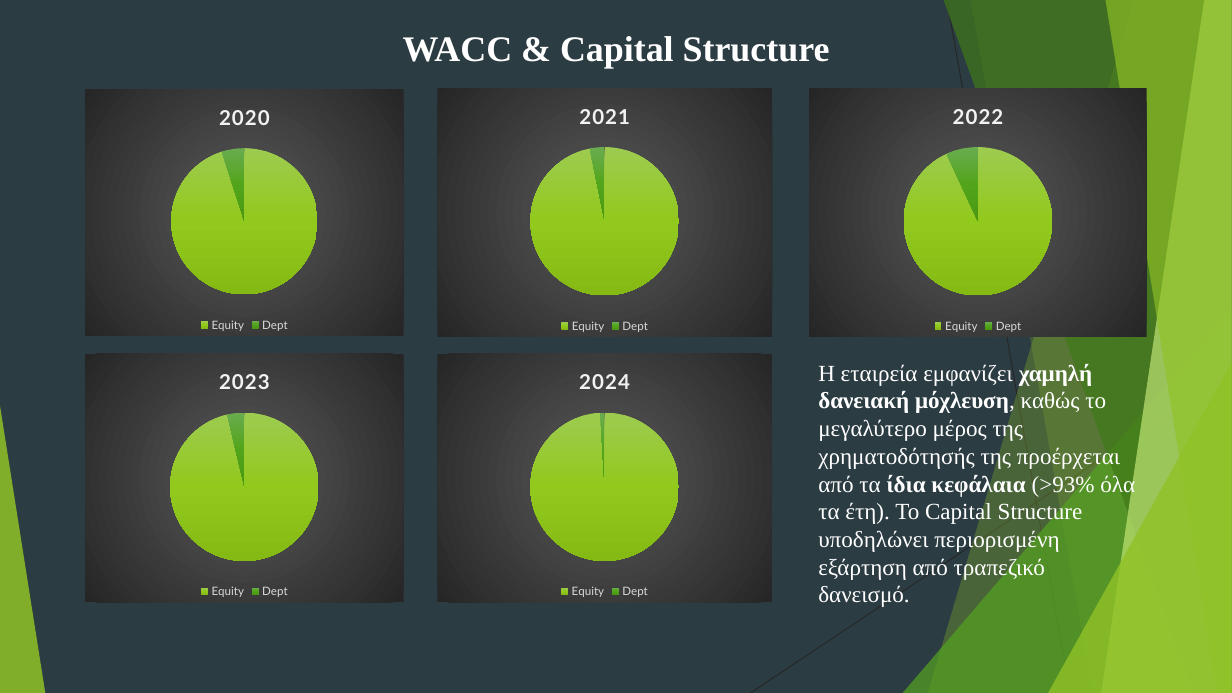
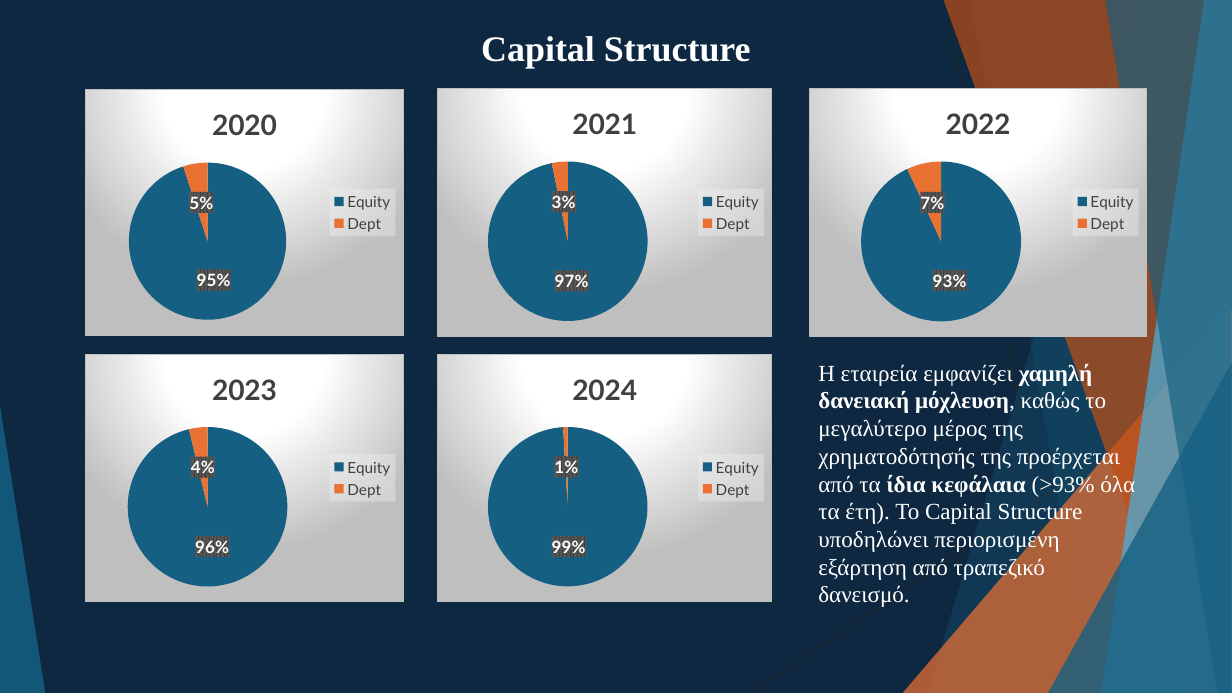
Before and after one commit to koutsompinask/MSC, a slide deck: slide 8 of semester C/Financial_Analysis/Kri-Kri-Analysis-Koutsompinas.pptx (slide 5 before the commit). Drawn at 1232x693 pixels with LibreOffice and Linux fonts; fonts in the diff are those of the drawing. Boxes give left, top, right and bottom in pixels: in the first picture for what was removed or moved away, otherwise in the second. Text is boxed around its words. In the diff, an @@ line names an element or a change of style, - is before the commit and + after.

```diff
--- a/semester C/Financial_Analysis/Kri-Kri-Analysis-Koutsompinas.pptx
+++ b/semester C/Financial_Analysis/Kri-Kri-Analysis-Koutsompinas.pptx
@@ background #2C3C43 to #0E2841 @@
@@ freeform shape at box(928, 0, 1232, 693): fill #90C226 at 30% opacity to #156082 at 30% opacity @@
@@ freeform shape at box(944, 0, 1232, 693): fill #3F7819 at 70% opacity to #C04F15 at 70% opacity @@
@@ freeform shape at box(970, 0, 1232, 693): fill #90C226 at 20% opacity to #156082 at 20% opacity @@
@@ freeform shape at box(1102, 0, 1232, 693): fill #C0E474 at 70% opacity to #46B1E1 at 70% opacity @@
@@ freeform shape at box(1105, 0, 1232, 693): fill #90C226 at 65% opacity to #156082 at 65% opacity @@
@@ text at box(481, 36, 751, 68): text changed @@
-WACC & Capital Structure
+Capital Structure
@@ pie chart at box(437, 88, 772, 336) @@
@@ data labels of Series 1 added @@
@@ colours of single points changed @@
@@ legend changed @@
@@ background changed @@
@@ border changed @@
@@ pie chart at box(810, 88, 1147, 336) @@
@@ data labels of Series 1 added @@
@@ colours of single points changed @@
@@ legend changed @@
@@ background changed @@
@@ border changed @@
@@ pie chart at box(85, 90, 404, 336) @@
@@ data labels of Series 1 added @@
@@ colours of single points changed @@
@@ legend changed @@
@@ background changed @@
@@ border changed @@
@@ triangle at box(903, 308, 1232, 693): fill #54A021 at 72% opacity to #E97132 at 72% opacity @@
@@ pie chart at box(85, 354, 404, 603) @@
@@ data labels of Series 1 added @@
@@ colours of single points changed @@
@@ legend changed @@
@@ background changed @@
@@ border changed @@
@@ pie chart at box(437, 354, 772, 603) @@
@@ data labels of Series 1 added @@
@@ colours of single points changed @@
@@ legend changed @@
@@ background changed @@
@@ border changed @@
@@ triangle at box(1048, 363, 1232, 693): fill #90C226 at 80% opacity to #156082 at 80% opacity @@
@@ triangle at box(0, 406, 45, 693): fill #90C226 at 85% opacity to #156082 at 85% opacity @@
```
Also in this commit, not shown: 5 other slides changed, 17 slides added, 1 other file.
